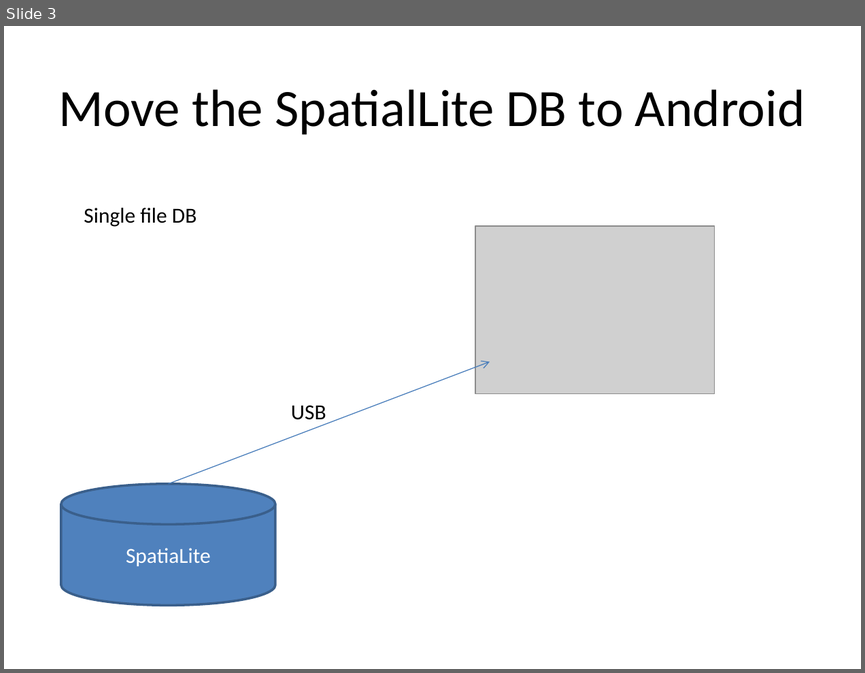
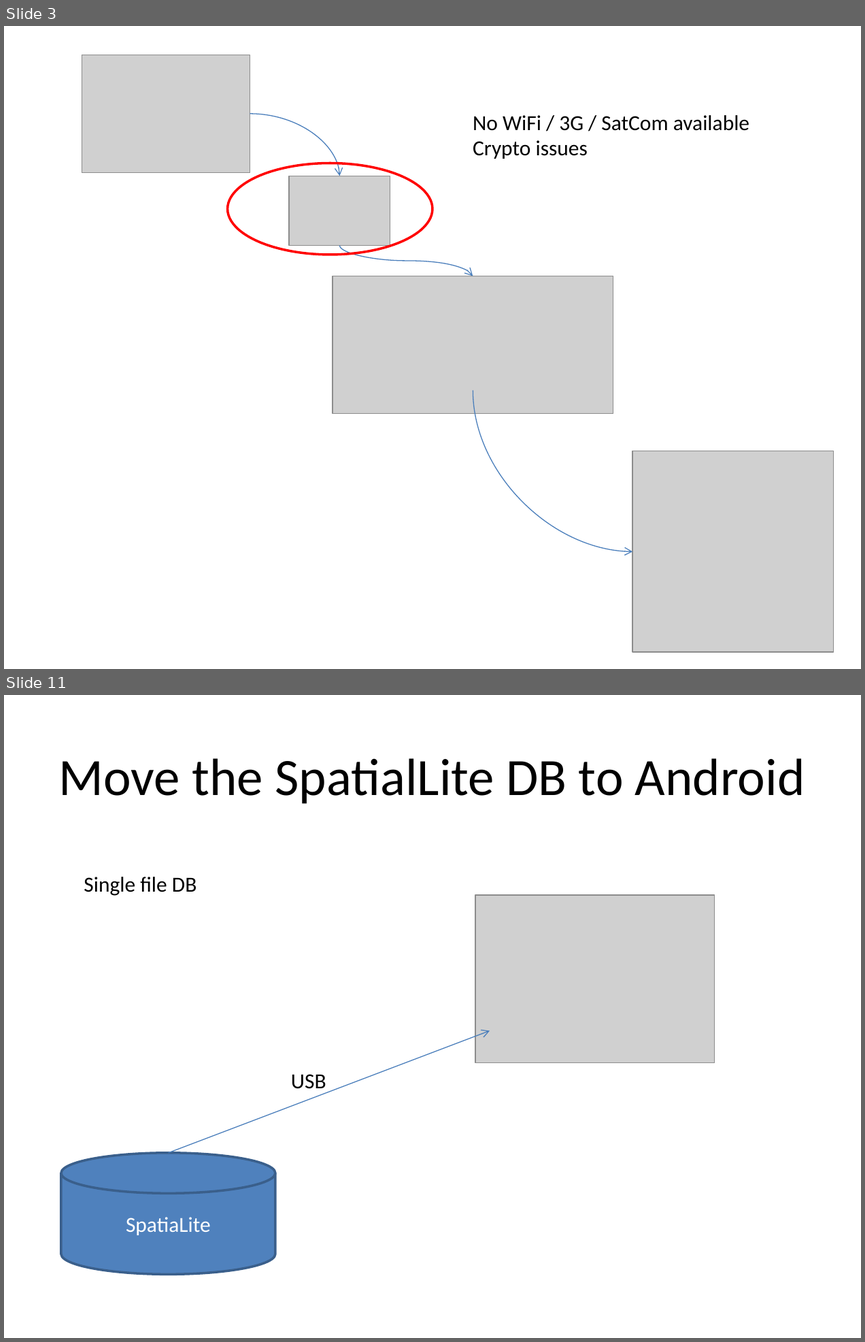
Before and after one commit to mebrookbank/airpic, a slide deck: airpic.pptx. Shown one above the other, each under a label of ours: slide 3 before the commit, slides 3 and 11 after it; the slides between them are not shown. The pictures are 865x673 and 865x1342 pixels, drawn with LibreOffice and Linux fonts; fonts in the diff are those of the drawing; grey boxes stand for pictures. Boxes give left, top, right and bottom in pixels: in the first picture for what was removed or moved away, otherwise in the second. Text is boxed around its words. In the diff, an @@ line names an element or a change of style, - is before the commit and + after.

```diff
--- a/airpic.pptx
+++ b/airpic.pptx
@@ slide 3 added at (4,26,861,669), background #FFFFFF @@
@@ picture added at (82,55,250,172) @@
@@ curved arrow added from (250, 114) to (340, 176), #4B7EBC 0.75 pt @@
@@ text added at (473,115,749,159), 18 pt, text #000000 @@
+No WiFi / 3G / SatCom available
+Crypto issues
@@ ellipse added at (228,163,432,254), outline #FF0000 2 pt @@
@@ picture added at (290,176,390,246) @@
@@ curved arrow added from (340, 246) to (473, 276), #4B7EBC 0.75 pt @@
@@ picture added at (332,276,613,414) @@
@@ curved arrow added from (473, 390) to (632, 551), #4B7EBC 0.75 pt @@
@@ picture added at (632,451,832,652) @@
@@ what was slide 3 is now slide 11 @@
```
Also in this commit, not shown: 2 slides changed, 7 other slides added.
